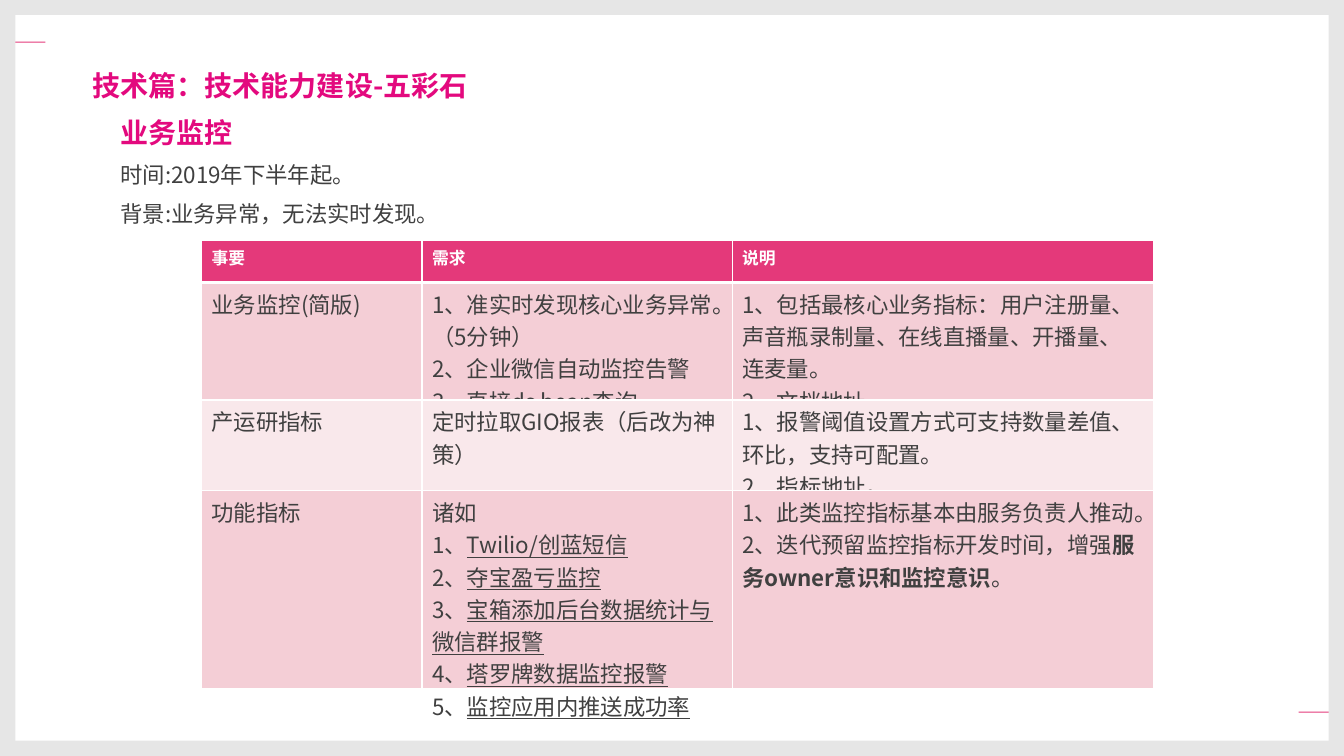
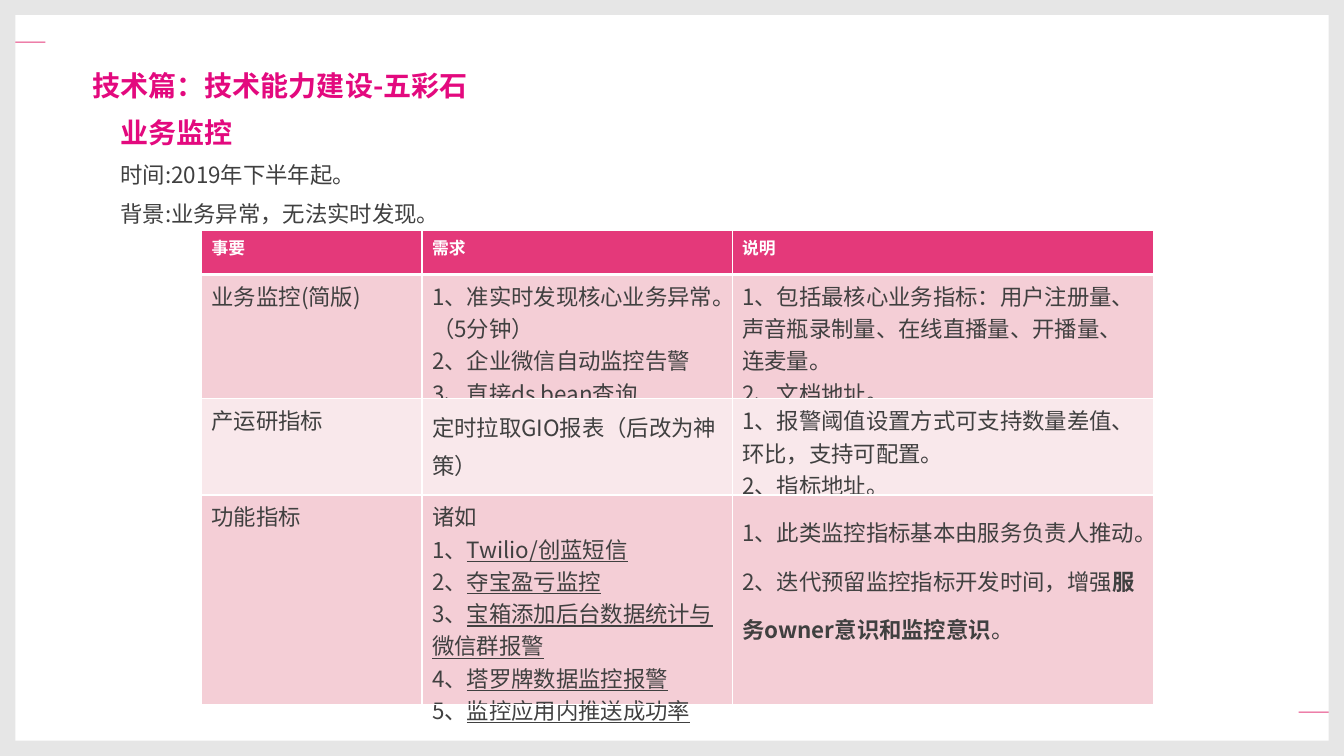
Before and after one commit to xiejuntao/growth, a slide deck: slide 9 of Review/TIYA服务这三年.pptx. Drawn at 1344x756 pixels with LibreOffice and Linux fonts; fonts in the diff are those of the drawing; background and template pictures are left out. Boxes give left, top, right and bottom in pixels: in the first picture for what was removed or moved away, otherwise in the second. Text is boxed around its words. In the diff, an @@ line names an element or a change of style, - is before the commit and + after.

```diff
--- a/Review/TIYA服务这三年.pptx
+++ b/Review/TIYA服务这三年.pptx
@@ table at (202,230,1154,728) @@
@@ line spacing 0.95 to 1.2 @@
@@ line spacing 0.95 to 1.5 @@
@@ table: place and size @@
-table at (202,241,1154,723)
+table at (202,230,1154,728)
```
Also in this commit, not shown: 13 other slides changed, 2 other files.
